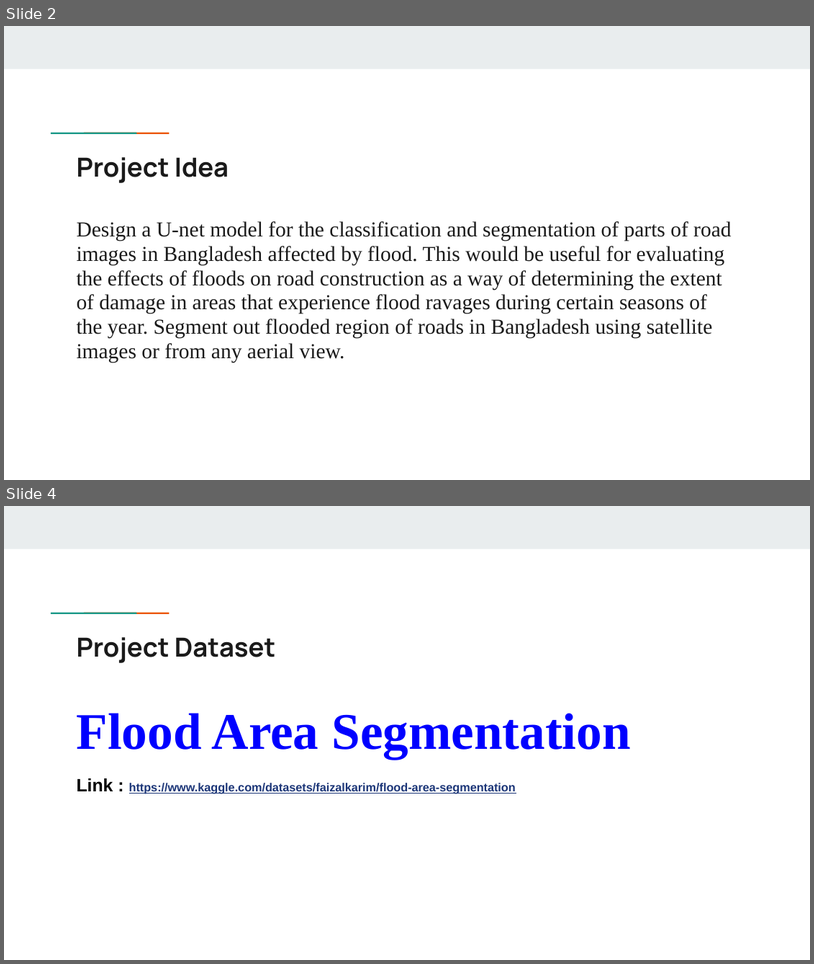
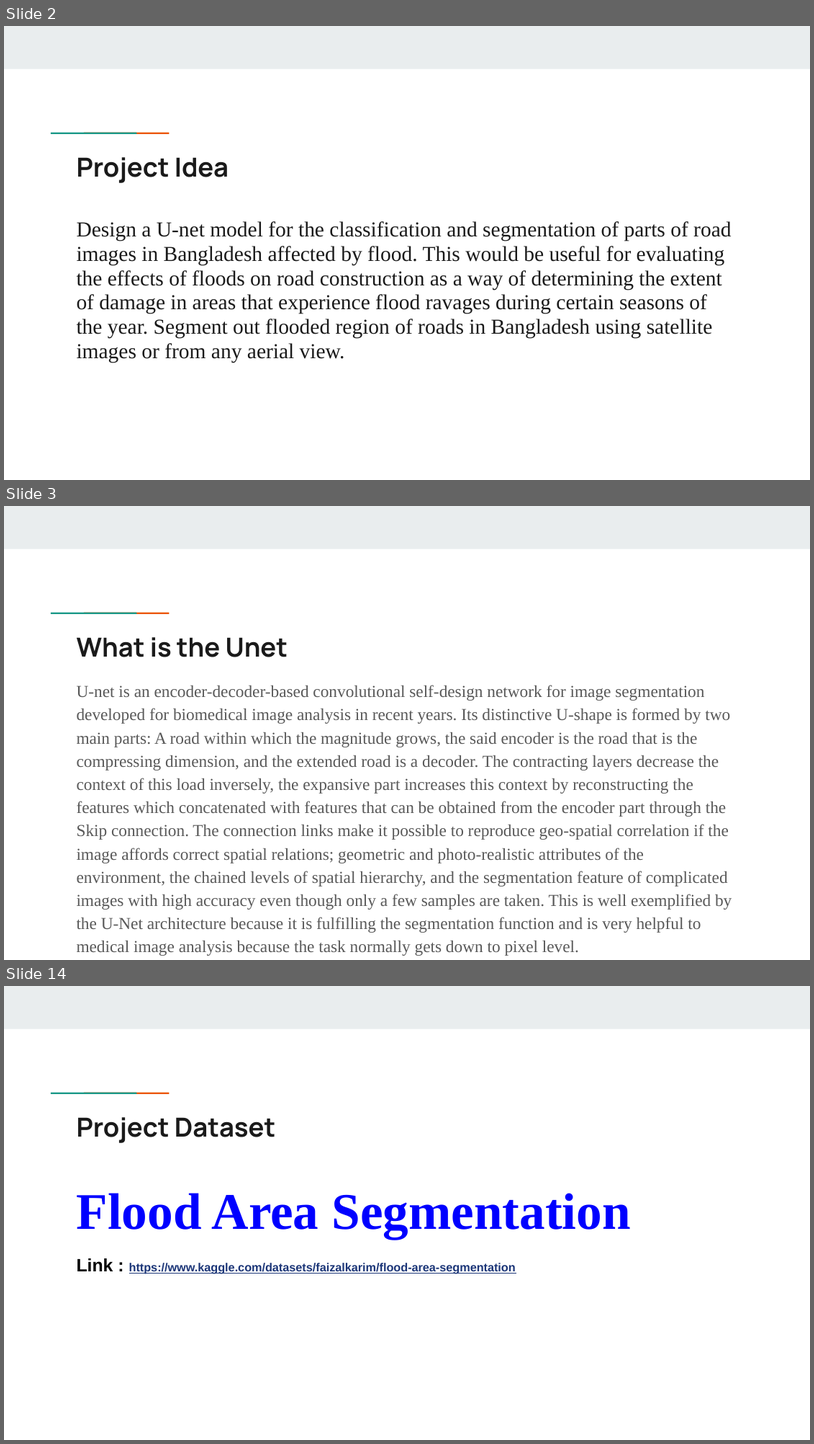
Before and after one commit to Shaoun18/CSE713, a slide deck: Final Project/Task_4a/Flood Impact Detection on Roads Using U-Net.pptx. Shown one above the other, each under a label of ours: slides 2 and 4 before the commit, slides 2, 3 and 14 after it; the slides between them are not shown. The pictures are 814x964 and 814x1444 pixels, drawn with LibreOffice and Linux fonts; fonts in the diff are those of the drawing. Boxes give left, top, right and bottom in pixels: in the first picture for what was removed or moved away, otherwise in the second. Text is boxed around its words. In the diff, an @@ line names an element or a change of style, - is before the commit and + after.

```diff
--- a/Final Project/Task_4a/Flood Impact Detection on Roads Using U-Net.pptx
+++ b/Final Project/Task_4a/Flood Impact Detection on Roads Using U-Net.pptx
@@ slide 3 added at box(4, 506, 810, 960), background #FFFFFF; not listed: 3 template elements that a slide beside it also shows @@
@@ title added at box(77, 637, 288, 657), 23.4 pt, text #1A1A1A, bold @@
+What is the Unet
@@ text added at box(77, 685, 732, 955), 15 pt, text #595959 @@
+U-net is an encoder-decoder-based convolutional self-design network for image segmentation developed for biomedical image analysis in recent years. Its distinctive U-shape is formed by two main parts: A road within which the magnitude grows, the said encoder is the road that is the compressing dimension, and the extended road is a decoder. The contracting layers decrease the context of this load inversely, the expansive part increases this context by reconstructing the features which concatenated with features that can be obtained from the encoder part through the Skip connection. The connection links make it possible to reproduce geo-spatial correlation if the image affords correct spatial relations; geometric and photo-realistic attributes of the environment, the chained levels of spatial hierarchy, and the segmentation feature of complicated images with high accuracy even though only a few samples are taken. This is well exemplified by the U-Net architecture because it is fulfilling the segmentation function and is very helpful to medical image analysis because the task normally gets down to pixel level.
@@ what was slide 4 is now slide 14 @@
```
Also in this commit, not shown: 2 slides changed, 10 other slides added.
